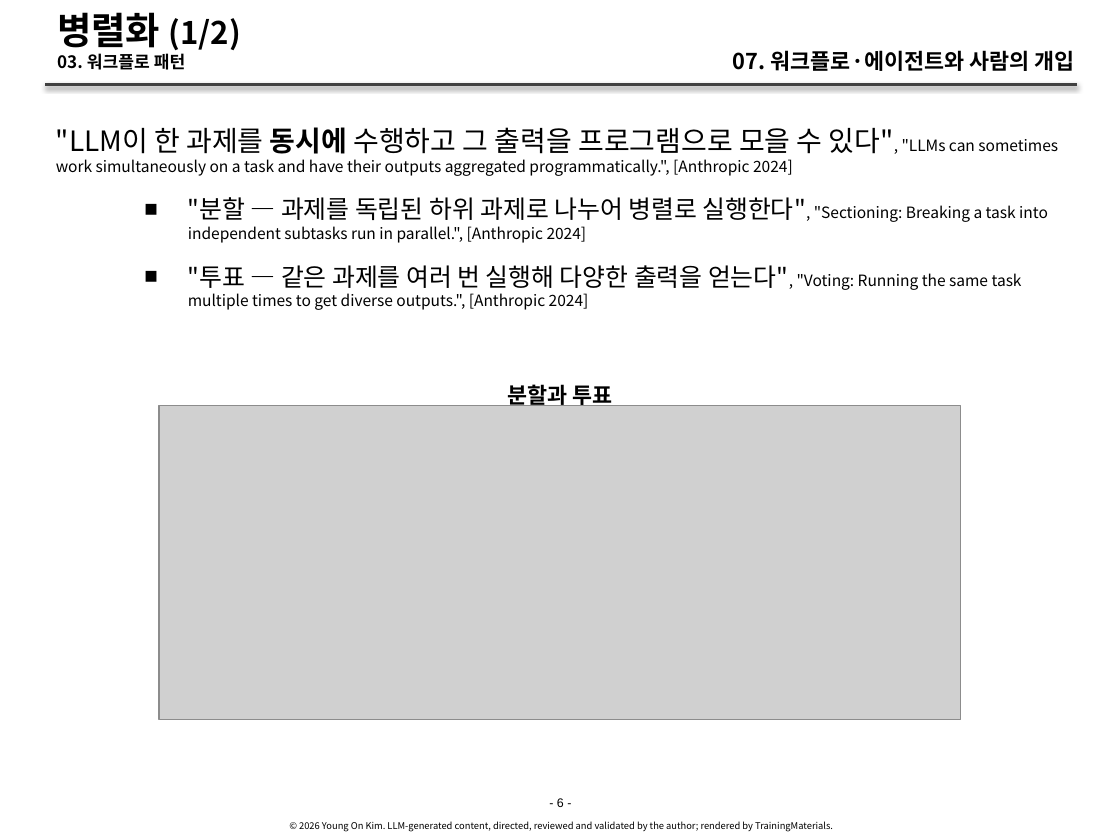
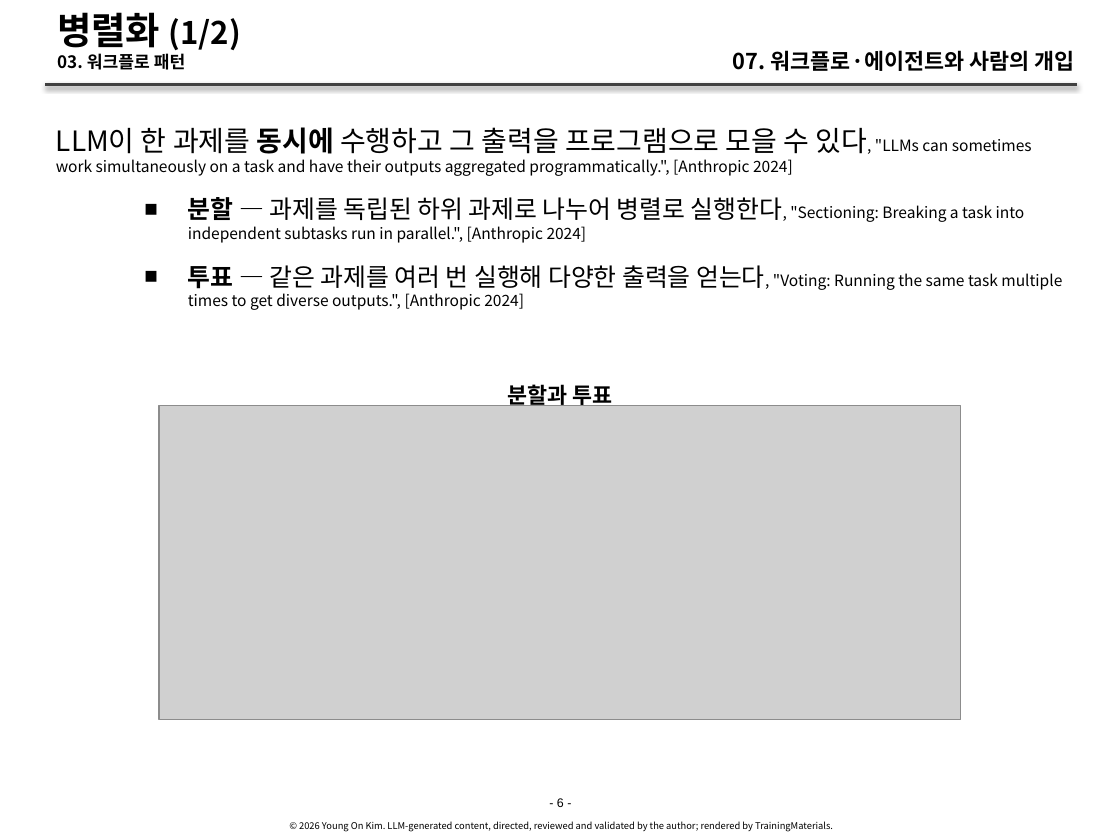
Before and after one commit to YoungSan77/TrainingMaterials, a slide deck: slide 6 of courses/ai-native/sessions/s07.pptx. Drawn at 1120x840 pixels with LibreOffice and Linux fonts; fonts in the diff are those of the drawing; grey boxes stand for pictures. Boxes give left, top, right and bottom in pixels: in the first picture for what was removed or moved away, otherwise in the second. Text is boxed around its words. In the diff, an @@ line names an element or a change of style, - is before the commit and + after.

```diff
--- a/courses/ai-native/sessions/s07.pptx
+++ b/courses/ai-native/sessions/s07.pptx
@@ text at [56, 127, 1062, 310]: text changed @@
-"LLM이 한 과제를 동시에 수행하고 그 출력을 프로그램으로 모을 수 있다", "LLMs can sometimes work simultaneously on a task and have their outputs aggregated programmatically.", [Anthropic 2024]
-      ■ "분할 — 과제를 독립된 하위 과제로 나누어 병렬로 실행한다", "Sectioning: Breaking a task into independent subtasks run in parallel.", [Anthropic 2024]
-      ■ "투표 — 같은 과제를 여러 번 실행해 다양한 출력을 얻는다", "Voting: Running the same task multiple times to get diverse outputs.", [Anthropic 2024]
+LLM이 한 과제를 동시에 수행하고 그 출력을 프로그램으로 모을 수 있다, "LLMs can sometimes work simultaneously on a task and have their outputs aggregated programmatically.", [Anthropic 2024]
+      ■ 분할 — 과제를 독립된 하위 과제로 나누어 병렬로 실행한다, "Sectioning: Breaking a task into independent subtasks run in parallel.", [Anthropic 2024]
+      ■ 투표 — 같은 과제를 여러 번 실행해 다양한 출력을 얻는다, "Voting: Running the same task multiple times to get diverse outputs.", [Anthropic 2024]
```
Also in this commit, not shown: 12 other slides changed, 35 other files.
